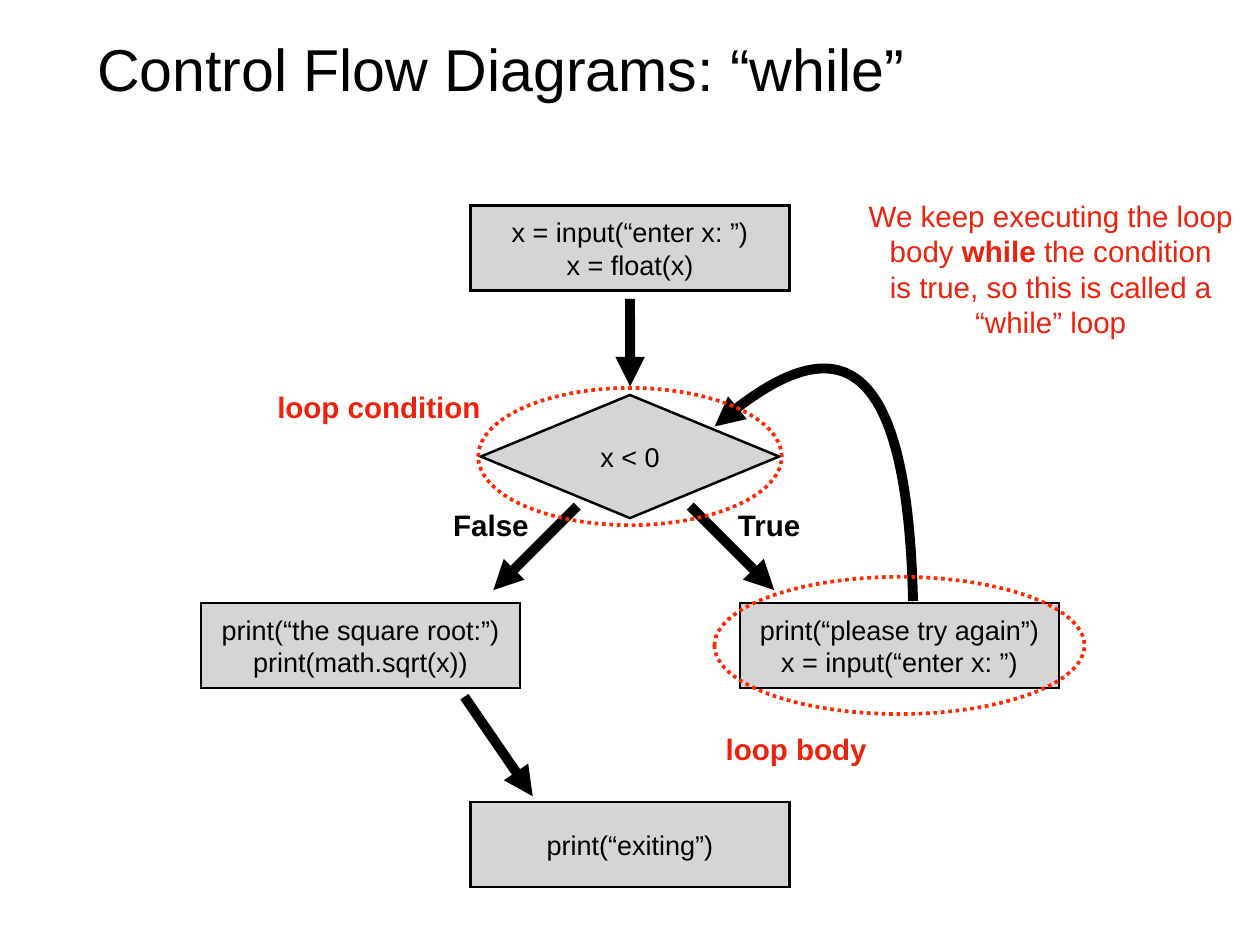
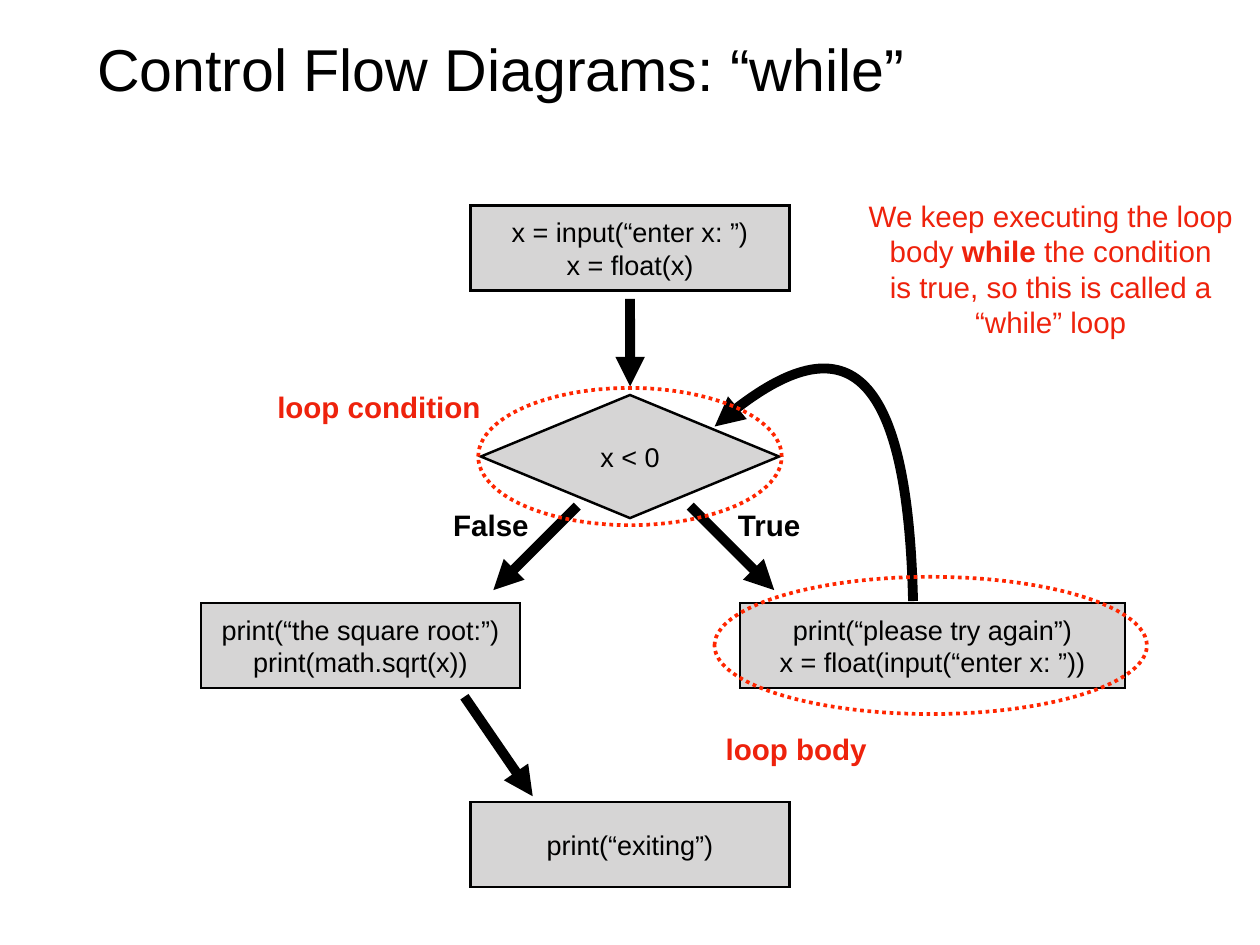
Before and after one commit to tylerharter/caraza-harter-com, a slide deck: slide 13 of tyler/meena/cs220/f21/materials/lec_11_F21.ppt. Drawn at 1260x945 pixels with LibreOffice and Linux fonts; fonts in the diff are those of the drawing. Boxes give left, top, right and bottom in pixels: in the first picture for what was removed or moved away, otherwise in the second. Text is boxed around its words. In the diff, an @@ line names an element or a change of style, - is before the commit and + after.

Commit message:
Updating slide deck for lec11

```diff
--- a/tyler/meena/cs220/f21/materials/lec_11_F21.ppt
+++ b/tyler/meena/cs220/f21/materials/lec_11_F21.ppt
@@ ellipse: place and size @@
-ellipse at [714,577,1085,714]
+ellipse at [714,577,1147,714]
@@ rectangle "print(“please try again”)": place and size @@
-rectangle "print(“please try again”)" at [740,603,1059,688]
+rectangle "print(“please try again”)" at [740,603,1124,688]
@@ text in rectangle at [780,652,1051,677]: text changed @@
-x = input(“enter x: ”)
+x = float(input(“enter x: ”))
```
Also in this commit, not shown: 5 other slides changed, 1 other file.
